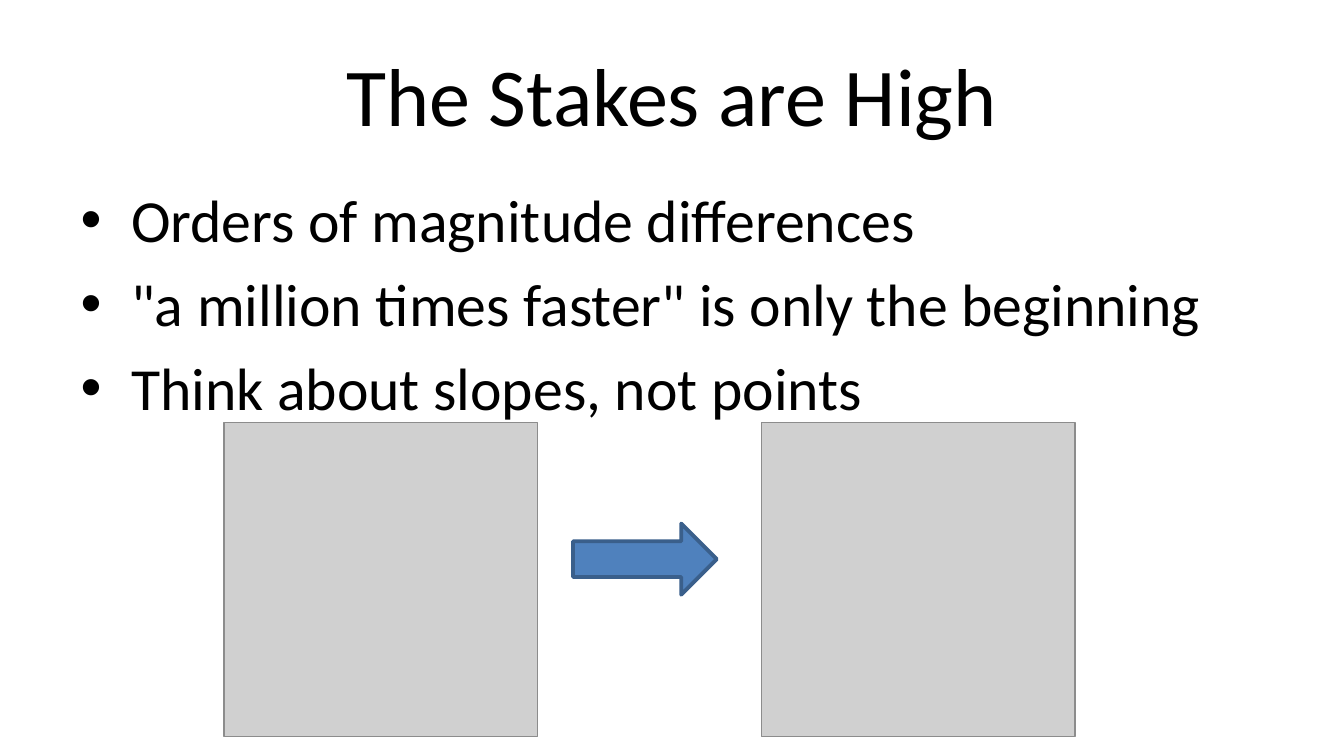
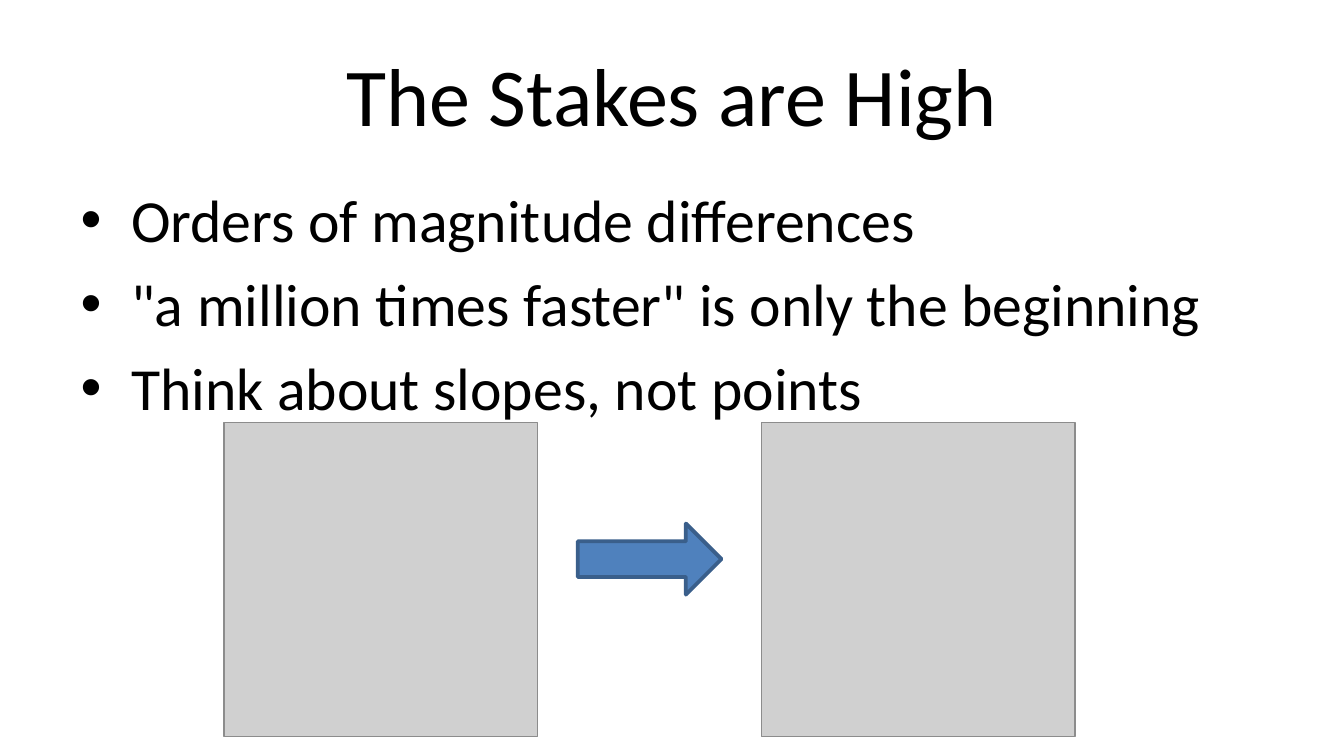
Before and after one commit to ProOracleSQL/space, a slide deck: slide 6 of examples/presentations/Practical Algorithm Analysis for Oracle Developers - Collaborate - 2019_281_Heller.pptx. Drawn at 1344x756 pixels with LibreOffice and Linux fonts; fonts in the diff are those of the drawing; grey boxes stand for pictures. Boxes give left, top, right and bottom in pixels: in the first picture for what was removed or moved away, otherwise in the second. Text is boxed around its words. In the diff, an @@ line names an element or a change of style, - is before the commit and + after.

```diff
--- a/examples/presentations/Practical Algorithm Analysis for Oracle Developers - Collaborate - 2019_281_Heller.pptx
+++ b/examples/presentations/Practical Algorithm Analysis for Oracle Developers - Collaborate - 2019_281_Heller.pptx
@@ right arrow: place and size @@
-right arrow at bbox=[573, 524, 716, 595]
+right arrow at bbox=[578, 524, 722, 595]
```
Also in this commit, not shown: 6 other slides changed, 6 slides added.
